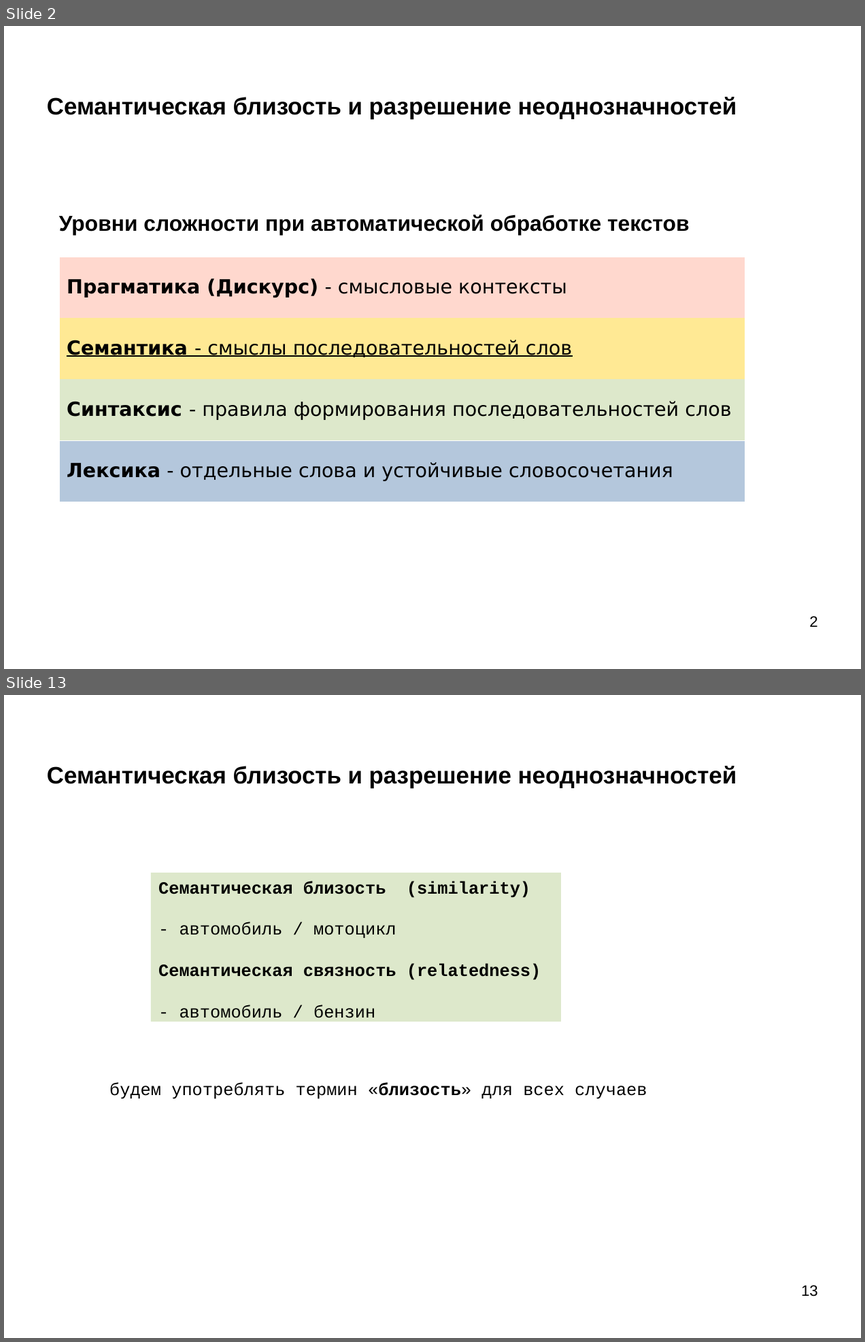
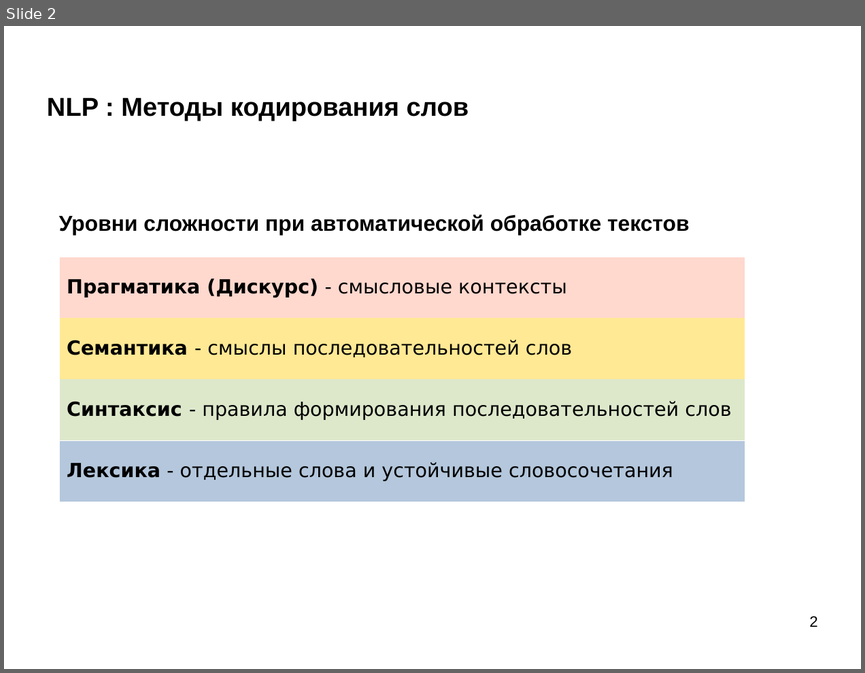
Before and after one commit to mechanoid5/ml_lectorium_legacy, a slide deck: 29-text-w2v.odp. Shown one above the other, each under a label of ours: slides 2 and 13 before the commit, slide 2 after it; the slides between them are not shown. The pictures are 865x1342 and 865x673 pixels, drawn with LibreOffice and Linux fonts; fonts in the diff are those of the drawing; background and template pictures are left out. Boxes give left, top, right and bottom in pixels: in the first picture for what was removed or moved away, otherwise in the second. Text is boxed around its words. In the diff, an @@ line names an element or a change of style, - is before the commit and + after.

```diff
--- a/29-text-w2v.odp
+++ b/29-text-w2v.odp
@@ slide 13 removed at box(4, 695, 861, 1338), background picture (left out) @@
@@ title removed at box(47, 766, 737, 788) @@
-Семантическая близость и разрешение неоднозначностей
@@ rectangle removed at box(151, 872, 562, 1021) @@
-Семантическая близость (similarity)
-- автомобиль / мотоцикл
-Семантическая связность (relatedness)
-- автомобиль / бензин
@@ text removed at box(109, 1083, 647, 1099) @@
-будем употреблять термин «близость» для всех случаев
@@ page number removed at box(801, 1285, 818, 1296) @@
-13
@@ slide 2 changed as well @@
@@ title at box(47, 97, 469, 121): text changed; size 22 to 24 pt @@
-Семантическая близость и разрешение неоднозначностей
+NLP : Методы кодирования слов
@@ table at box(59, 256, 745, 501) @@
@@ underline off in "Семантика - смыслы последовательностей слов" @@
```
Also in this commit, not shown: 13 other slides changed, 3 slides added, 13 other slides removed, 7 other files.
